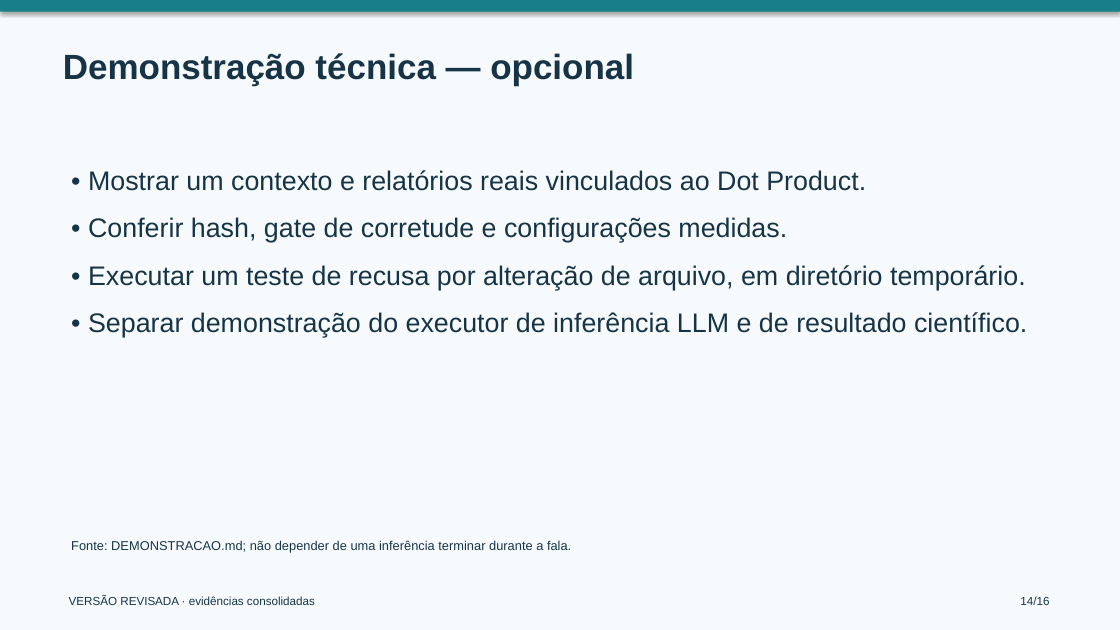
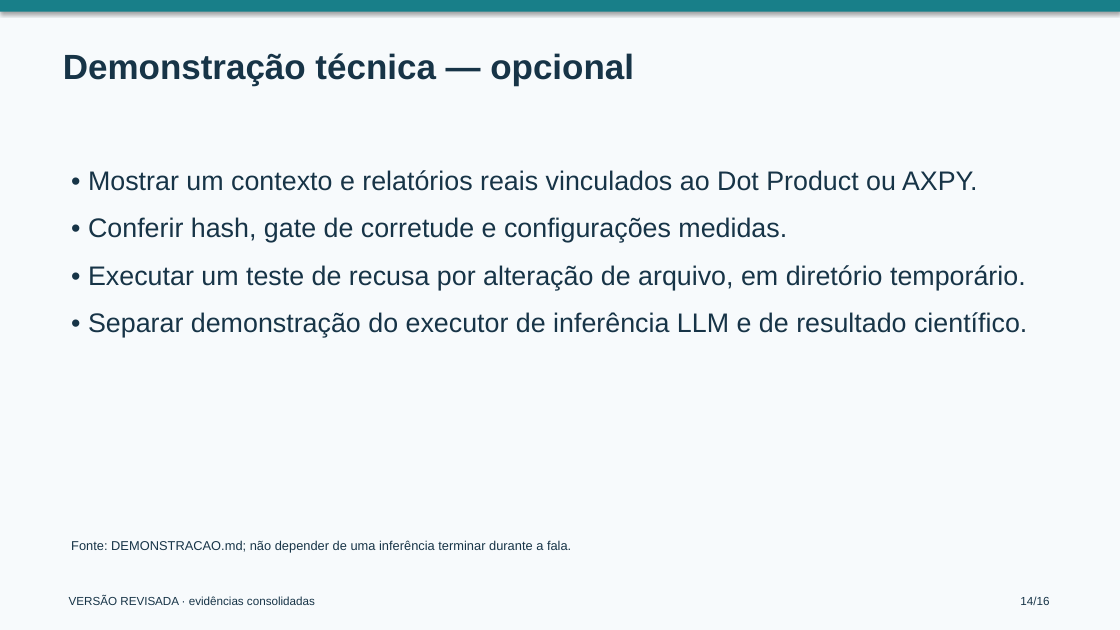
Before and after one commit to lucasnoryulson/tcc2, a slide deck: slide 14 of docs/defesa/DEFESA_REVISAO_FINAL.pptx. Drawn at 1120x630 pixels with LibreOffice and Linux fonts; fonts in the diff are those of the drawing. Boxes give left, top, right and bottom in pixels: in the first picture for what was removed or moved away, otherwise in the second. Text is boxed around its words. In the diff, an @@ line names an element or a change of style, - is before the commit and + after.

```diff
--- a/docs/defesa/DEFESA_REVISAO_FINAL.pptx
+++ b/docs/defesa/DEFESA_REVISAO_FINAL.pptx
@@ text at (x1=88, y1=170, x2=978, y2=191): text changed @@
-• Mostrar um contexto e relatórios reais vinculados ao Dot Product.
+• Mostrar um contexto e relatórios reais vinculados ao Dot Product ou AXPY.
```
Also in this commit, not shown: 4 other slides changed, 59 other files.
